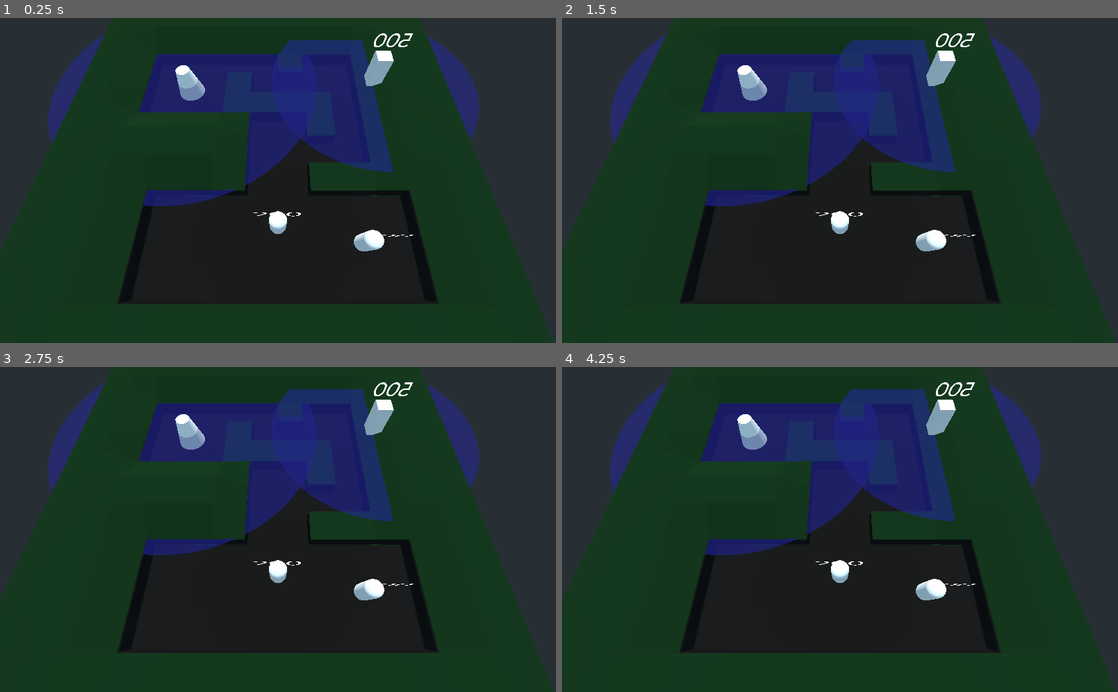
Above: before the commit, frames 1-4 (two rows, left to right).
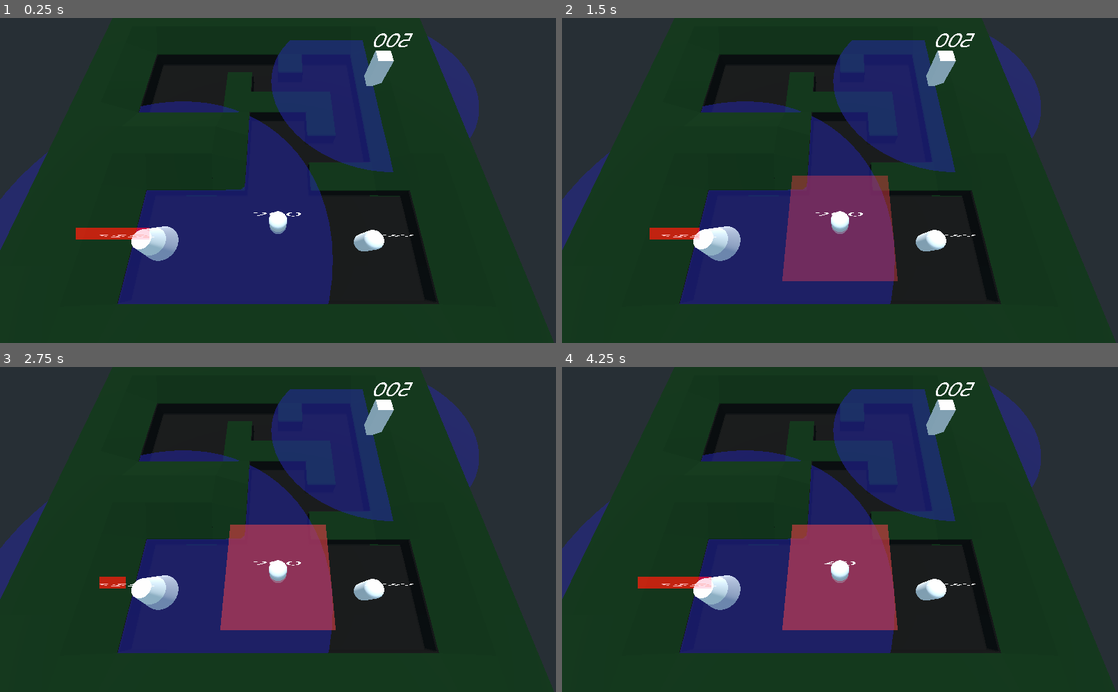
Above: after the commit, the same moments.

Repository: rubenMiller/rwu-spieleentwicklung-project
Game: Godot game, scene res://levels/pathfinding.tscn
Same seed, same stepped clock (60 frames per second), same inputs: the game is played once before the commit and once after it.
Inputs (mouse positions are in pixels of both pictures, inside the frame that each line leads up to):
- Up to frame 1 (0.25 s): no input
- Up to frame 2 (1.5 s): tap Enter (ui_accept) at 0.5, 0.77 s; move the mouse to (962, 164) at 0.52 s; click (962, 164) at 0.6 s; move the mouse to (728, 196) at 1.27 s; right-click (728, 196) at 1.35 s; click (728, 196) at 1.42 s
- Up to frame 3 (2.75 s): tap Enter (ui_accept) at 1.52 s; move the mouse to (333, 458) at 2.02 s; click (333, 458) at 2.1 s
- Up to frame 4 (4.25 s): move the mouse to (812, 594) at 2.77 s; right-click (812, 594) at 2.85 s; click (812, 594) at 2.92 s; tap Enter (ui_accept) at 3.02, 3.77 s; move the mouse to (1006, 578) at 3.52 s; click (1006, 578) at 3.6 s

The runs differ from the first frame. In frame 1, 19% of the frame differs, in the area x 0-60%, y 4-89%; in frame 2, 19%; in frame 3, 19%; in frame 4, 19%, in the area x 0-61%, y 4-89%.

Commit message:
both towers have health

Diff:
--- a/godot-files/Components/AttackComponent.gd
+++ b/godot-files/Components/AttackComponent.gd
@@ -28,9 +28,9 @@
 		reload_timer.stop()
 
 func _on_Radius_Component_body_entered(body: Node) -> void:
-	#print("I ",get_parent() , " detected in my Radius: ", target_group_name, body)
+	print("I ",get_parent() , " detected in my Radius: ", target_group_name, body)
 	if body.is_in_group(target_group_name):
-		#print("I ",get_parent() , " want to attack: ", target_group_name, body)
+		print("I ",get_parent() , " want to attack: ", target_group_name, body)
 		target_list.append(body)
 
 func _on_Radius_Component_body_exited(body: Node) -> void:
--- a/godot-files/Entities/End_mortar.tscn
+++ b/godot-files/Entities/End_mortar.tscn
@@ -1,7 +1,8 @@
-[gd_scene load_steps=12 format=2]
+[gd_scene load_steps=13 format=2]
 
 [ext_resource path="res://Components/AttackComponent.tscn" type="PackedScene" id=1]
 [ext_resource path="res://Entities/troop_tower.gd" type="Script" id=2]
+[ext_resource path="res://Components/Health_Component.tscn" type="PackedScene" id=3]
 [ext_resource path="res://Components/Radius_Component.tscn" type="PackedScene" id=4]
 [ext_resource path="res://Art/fonts/Montserrat-Medium.ttf" type="DynamicFontData" id=5]
 [ext_resource path="res://Entities/impact_area.tscn" type="PackedScene" id=6]
@@ -25,6 +26,10 @@
 [node name="End_tower" type="KinematicBody" groups=["tower"]]
 input_ray_pickable = false
 script = ExtResource( 2 )
+
+[node name="Health_Component" parent="." instance=ExtResource( 3 )]
+transform = Transform( 1, 0, 0, 0, 1, 0, 0, 0, 1, 0, 4.30007, 0 )
+health = 500
 
 [node name="CollisionShape" type="CollisionShape" parent="."]
 transform = Transform( 1, 0, 0, 0, -4.37114e-08, -1, 0, 1, -4.37114e-08, 0, 0, 0 )
@@ -54,5 +59,6 @@
 script = ExtResource( 7 )
 impact_area = ExtResource( 6 )
 
+[connection signal="i_am_dead" from="Health_Component" to="." method="_on_Health_Component_i_am_dead"]
 [connection signal="body_entered" from="Radius_Component" to="Attack_component" method="_on_Radius_Component_body_entered"]
 [connection signal="body_exited" from="Radius_Component" to="Attack_component" method="_on_Radius_Component_body_exited"]
--- a/godot-files/Entities/troop_tower.gd
+++ b/godot-files/Entities/troop_tower.gd
@@ -19,5 +19,5 @@
 	if isSelected: $MeshInstance.material_override = selectedMaterial
 	else: $MeshInstance.material_override = idleMaterial
 
-func _on_HealtComponent_i_am_dead():
+func _on_Health_Component_i_am_dead() -> void:
 	queue_free()
--- a/godot-files/Entities/troop_tower.tscn
+++ b/godot-files/Entities/troop_tower.tscn
@@ -75,7 +75,7 @@
 [node name="Radius_Component" parent="." instance=ExtResource( 3 )]
 radius = 15.0
 
-[connection signal="i_am_dead" from="Health_Component" to="." method="_on_HealtComponent_i_am_dead"]
+[connection signal="i_am_dead" from="Health_Component" to="." method="_on_Health_Component_i_am_dead"]
 [connection signal="selection_toggled" from="SelectionArea" to="." method="_on_SelectionArea_selection_toggled"]
 [connection signal="body_entered" from="Radius_Component" to="Attack_component" method="_on_Radius_Component_body_entered"]
 [connection signal="body_exited" from="Radius_Component" to="Attack_component" method="_on_Radius_Component_body_exited"]
--- a/godot-files/levels/pathfinding.tscn
+++ b/godot-files/levels/pathfinding.tscn
@@ -33,7 +33,9 @@
 transform = Transform( 1, 0, 0, 0, 1, 0, 0, 0, 1, -14, 7, 9 )
 
 [node name="End_tower" parent="." instance=ExtResource( 9 )]
-transform = Transform( 1, 0, 0, 0, 1, 0, 0, 0, 1, 14, 4, 10 )
+transform = Transform( 1, 0, 0, 0, 1, 0, 0, 0, 1, 14, 4, -14 )
+collision_layer = 2
+collision_mask = 2
 idleMaterial = ExtResource( 12 )
 selectedMaterial = ExtResource( 11 )
 
